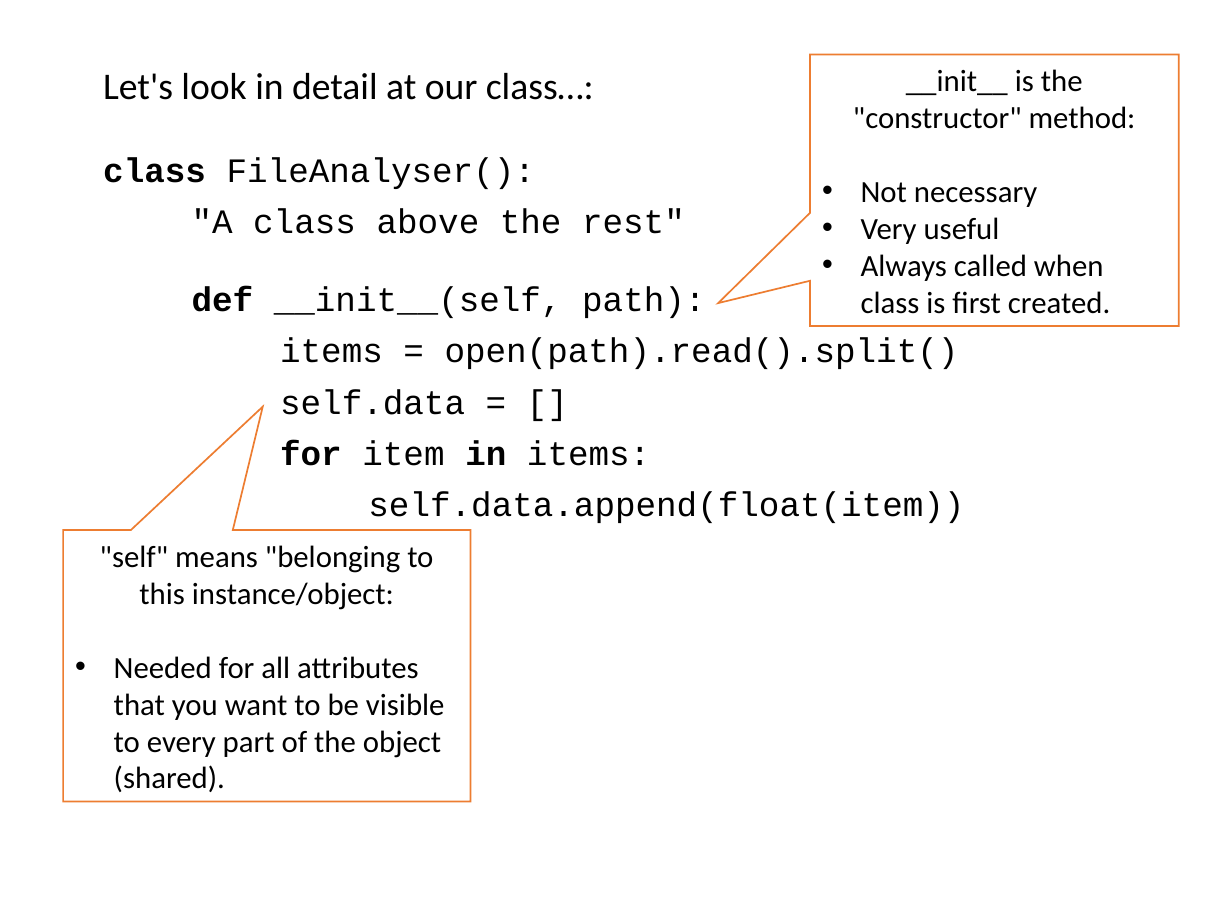
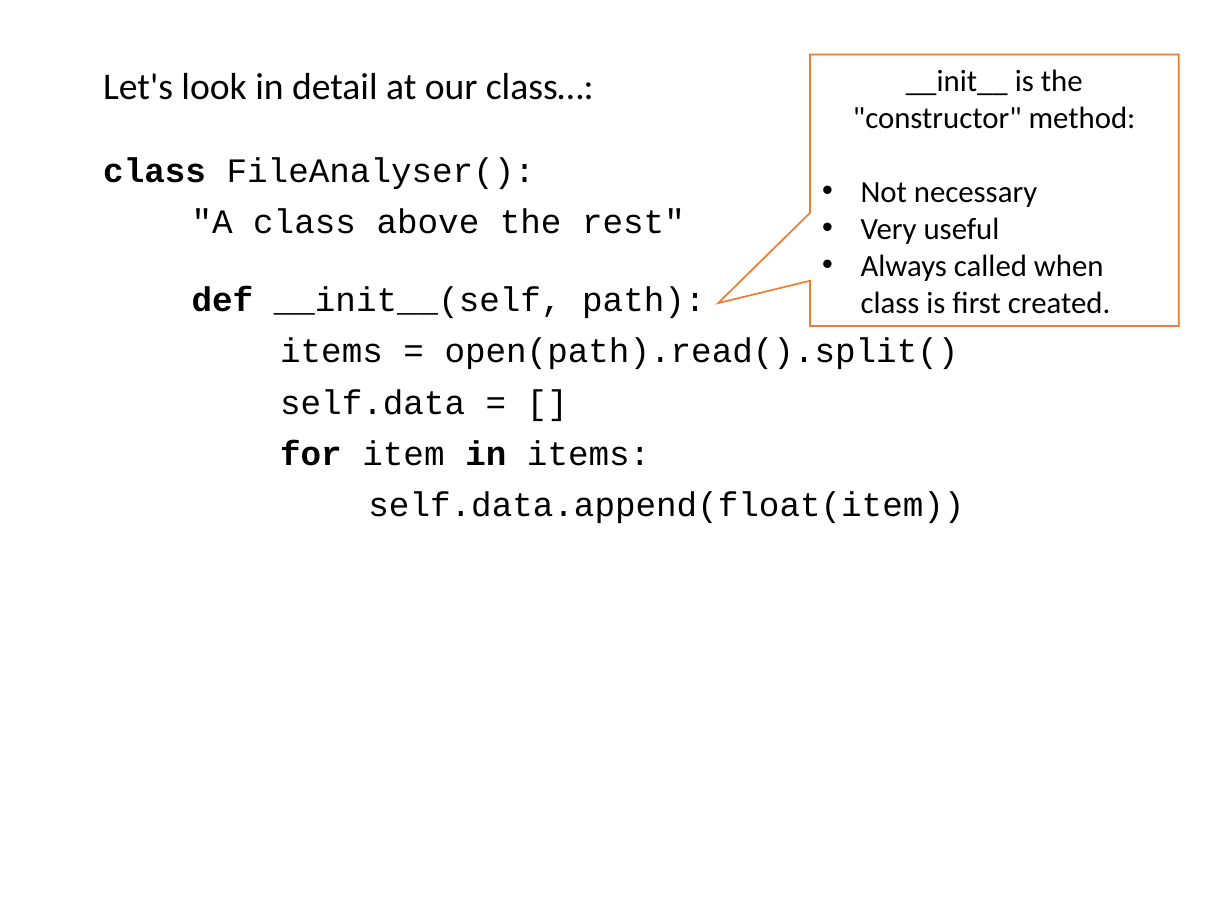
Before and after one commit to ncasuk/ncas-isc, a slide deck: slide 18 of python/presentations/learning_python/22_ceda-oop.pptx. Drawn at 1232x924 pixels with LibreOffice and Linux fonts; fonts in the diff are those of the drawing; background and template pictures are left out. Boxes give left, top, right and bottom in pixels: in the first picture for what was removed or moved away, otherwise in the second. Text is boxed around its words. In the diff, an @@ line names an element or a change of style, - is before the commit and + after.

```diff
--- a/python/presentations/learning_python/22_ceda-oop.pptx
+++ b/python/presentations/learning_python/22_ceda-oop.pptx
@@ speech box removed at [63, 530, 471, 801] @@
-"self" means "belonging to this instance/object:
-• Needed for all attributes that you want to be visible to every part of the object (shared).
```
Also in this commit, not shown: 1 other slide changed, 1 slide added, 1 other file.
